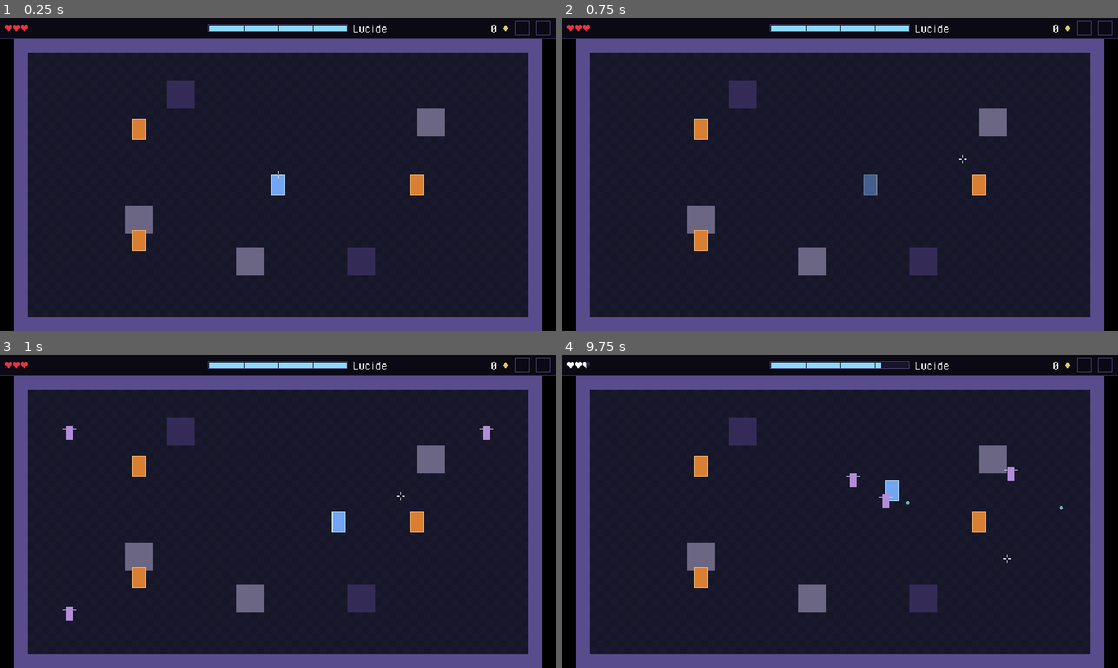
Above: before the commit, frames 1-4 (two rows, left to right).
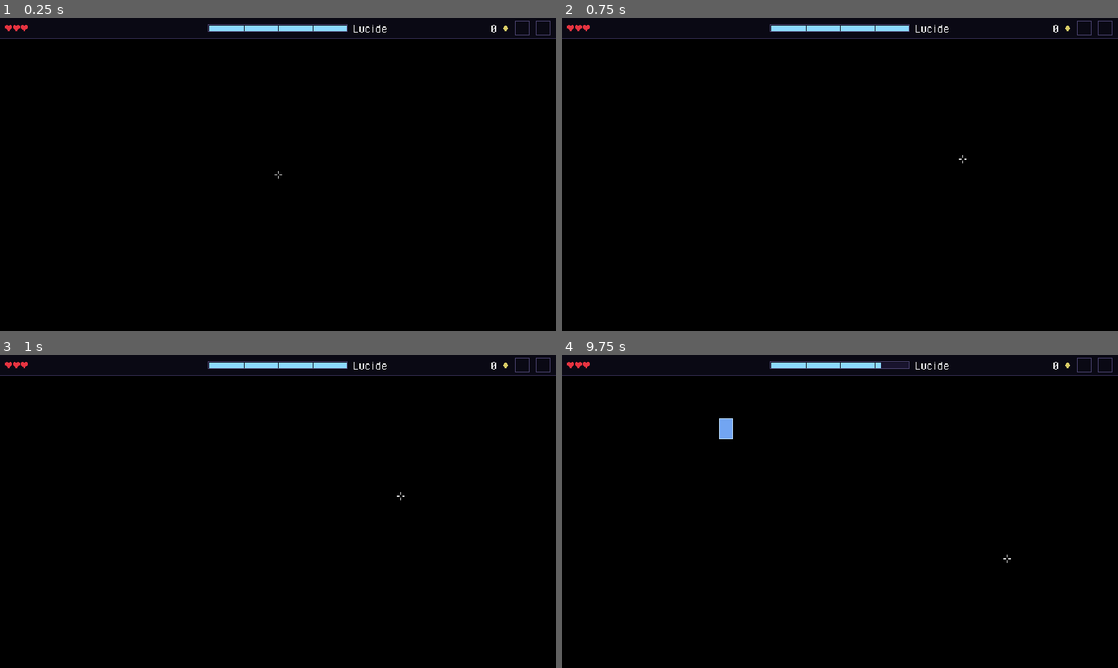
Above: after the commit, the same moments.

Repository: Kroustille/hypnagogia
Game: Godot game, scene res://main/main.tscn
Same seed, same stepped clock (60 frames per second), same inputs: the game is played once before the commit and once after it.
Inputs (mouse positions are in pixels of both pictures, inside the frame that each line leads up to):
- Up to frame 1 (0.25 s): no input
- Up to frame 2 (0.75 s): tap Enter at 0.5 s; move the mouse to (962, 158) at 0.52 s; hold D (move_right) from 0.53 s (still down); tap Space (dash) at 0.6 s; click (962, 158) at 0.67 s
- Up to frame 3 (1 s): keep holding D (move_right)
- Up to frame 4 (9.75 s): release D (move_right) at 1.25 s; drag from (728, 527) to (923, 520) at 1.27 s; move the mouse to (895, 442) at 2.02 s; hold D (move_right) 2.03-2.75 s; tap one key every 1.5 s from 2.1 s: Shift (power_2) Alt 1 3 5 7; drag from (812, 574) to (979, 520) at 2.77 s; move the mouse to (1006, 558) at 3.52 s; hold A (move_left) 3.53-4.25 s; drag from (673, 464) to (701, 577) at 4.27 s; move the mouse to (867, 511) at 5.02 s; hold S (move_down) 5.03-5.75 s; click (867, 511) at 5.17 s; drag from (756, 433) to (1012, 461) at 5.77 s; move the mouse to (962, 495) at 6.52 s; hold W (move_up) 6.53-7.25 s; drag from (728, 527) to (1012, 470) at 7.27 s; move the mouse to (895, 442) at 8.02 s; hold S (move_down) 8.03-8.75 s; drag from (812, 574) to (1012, 470) at 8.77 s; move the mouse to (1006, 558) at 9.52 s; hold W (move_up) from 9.53 s (still down); click (1006, 558) at 9.67 s

The runs differ from the first frame. In frame 1, 89% of the frame differs, in the area x 2-98%, y 6-100%; in frame 2, 89%; in frame 3, 89%; in frame 4, 89%, in the area x 0-98%, y 2-100%.
Error after the commit: Parse Error: Could not resolve class "Room". (res://rooms/arena/arena.gd:1)

Commit message:
feat(rooms): add the room navigation grid with bounded path requests
Co-Authored-By: Claude Sonnet 5.5 <noreply@anthropic.com>

Diff:
--- a/game/core/combat_tuning.gd
+++ b/game/core/combat_tuning.gd
@@ -22,3 +22,7 @@
 @export_range(0.5, 60.0, 0.5, "or_greater") var enemy_bullet_lifetime: float = 10.0
 ## Half-hearts lost by a fall into a pit (story 4.3): the base of the PIT_DAMAGE stat.
 @export_range(0, 48, 1, "or_greater") var pit_damage_half_hearts: int = 1
+## Seconds between two recalculations of an enemy's path (story 4.5): throttled, never every frame.
+@export_range(0.05, 5.0, 0.05, "or_greater") var path_refresh_interval: float = 0.4
+## Paths the room's grid computes per physics tick, all enemies together (story 4.5): the others keep their path.
+@export_range(1, 64, 1, "or_greater") var max_paths_per_tick: int = 4
--- a/game/data/tuning/combat_tuning.tres
+++ b/game/data/tuning/combat_tuning.tres
@@ -13,3 +13,5 @@
 enemy_bullet_radius = 0.25
 enemy_bullet_lifetime = 10.0
 pit_damage_half_hearts = 1
+path_refresh_interval = 0.4
+max_paths_per_tick = 4
--- a/game/rooms/room.gd
+++ b/game/rooms/room.gd
@@ -82,6 +82,8 @@
 ## Null in the arena, which has no pits.
 var _pits: TileMapLayer
 var _player: Player
+## Navigation grid of the enemies (story 4.5), built in _ready() once the tiles and the furniture exist.
+var _nav: RoomNav
 
 @onready var _camera: Camera2D = %Camera
 @onready var _enemies: Node2D = %Enemies
@@ -185,6 +187,7 @@
 	_setup_player_bullets() # after the tiles: the BulletManager needs Walls to have a TileSet
 	_setup_enemy_bullets() # drawn above the player's shots
 	_setup_furniture_and_triggers() # after both BulletManagers: their hurtboxes register with them
+	_nav = RoomNav.from_room(self) # after the tiles, the doors and the furniture
 	_setup_damage_numbers() # after the bullets: drawn above them
 	_setup_lucidity_fx(frame_px)
 
@@ -224,7 +227,7 @@
 		Log.error("room", "scene of %s is not an Enemy" % def.id)
 		_assert_failed("EnemyDef.scene must have an Enemy root")
 		return null
-	enemy.setup(def, _player, _player.hurtbox, _enemy_bullets, danger) # before add_child()
+	enemy.setup(def, _player, _player.hurtbox, _enemy_bullets, danger, _nav) # before add_child()
 	enemy.position = position_px
 	_spawn_serial += 1
 	enemy.name = "%s_%d" % [_enemy_base_name(def), _spawn_serial] # readable and unique: never a generated "@" name
@@ -905,3 +908,33 @@
 func _enemy_base_name(def: EnemyDef) -> String:
 	var base: String = String(def.id).validate_node_name()
 	return base if not base.is_empty() else "enemy"
+
+
+## The navigation grid of the enemies (null before the room is ready).
+func nav() -> RoomNav:
+	return _nav
+
+
+## Cells (room coordinates) the enemies cannot walk on: walls, obstacles, pits and door cells (a door is a wall
+## while the fight lasts and nobody crosses it before the room is cleared). Living furniture is added by RoomNav.
+func solid_cells() -> Array[Vector2i]:
+	var cells: Array[Vector2i] = []
+	for layer: TileMapLayer in [_walls, _high_obstacles, _low_obstacles, _pits]:
+		if layer != null:
+			cells.append_array(layer.get_used_cells())
+	for door: Door in _doors:
+		cells.append_array(door.cells())
+	return cells
+
+
+## The cells (room coordinates) covered by a piece of furniture.
+func furniture_cells(piece: Furniture) -> Array[Vector2i]:
+	var rect: Rect2 = piece.footprint_rect()
+	rect.position = to_local(rect.position)
+	var first: Vector2i = Vector2i((rect.position / Const.TILE_SIZE).round())
+	var count: Vector2i = Vector2i((rect.size / Const.TILE_SIZE).round())
+	var cells: Array[Vector2i] = []
+	for y: int in count.y:
+		for x: int in count.x:
+			cells.append(first + Vector2i(x, y))
+	return cells
--- /dev/null
+++ b/game/rooms/room_nav.gd
@@ -0,0 +1,152 @@
+class_name RoomNav
+extends RefCounted
+## Navigation grid of a room (story 4.5, AR23): one AStarGrid2D cell per tile of the whole frame (walls included).
+## Solid cells: walls, high and low obstacles, pits and the bodies of living furniture. Bodies of enemies never block
+## (they push each other by physics). No node: built from a size and a list of blocked cells (from_room() reads a Room).
+## Every position is in room coordinates (pixels from the corner of the wall frame), see origin for the world.
+## Paths are throttled by the callers: take_path_slot() hands out at most max_paths_per_tick per physics tick.
+
+## Sampling step of is_line_clear(), in pixels.
+const LINE_STEP_PX: float = 4.0
+
+## Number of path() calls so far (tests and the debug log).
+var path_requests: int = 0
+## Slots granted per physics tick by take_path_slot().
+var max_paths_per_tick: int = 4
+## Where the room sits in the world (a room is at the origin today): enemies subtract it from a global position.
+var origin: Vector2 = Vector2.ZERO
+
+var _grid: AStarGrid2D
+var _size: Vector2i
+var _slot_frame: int = -1
+var _slots_used: int = 0
+var _stagger_serial: int = 0
+
+
+## cells_size: the whole frame in cells; blocked: cells to make solid at once.
+func _init(cells_size: Vector2i, blocked: Array[Vector2i] = []) -> void:
+	_size = Vector2i(maxi(cells_size.x, 1), maxi(cells_size.y, 1))
+	_grid = AStarGrid2D.new()
+	_grid.region = Rect2i(Vector2i.ZERO, _size)
+	_grid.cell_size = Vector2(Const.TILE_SIZE, Const.TILE_SIZE)
+	_grid.offset = _grid.cell_size / 2.0 # paths aim at the center of the cells
+	_grid.diagonal_mode = AStarGrid2D.DIAGONAL_MODE_ONLY_IF_NO_OBSTACLES # no cut corner
+	_grid.default_compute_heuristic = AStarGrid2D.HEURISTIC_OCTILE
+	_grid.default_estimate_heuristic = AStarGrid2D.HEURISTIC_OCTILE
+	_grid.update() # before any set_point_solid()
+	for cell: Vector2i in blocked:
+		set_blocked(cell, true)
+
+
+## The grid of a room: walls, obstacles, pits and living furniture. Pieces destroyed later free their cells.
+static func from_room(room: Room) -> RoomNav:
+	var frame: Vector2i = room.playable_tiles() + Vector2i(2, 2)
+	var nav: RoomNav = RoomNav.new(frame, room.solid_cells())
+	nav.origin = room.global_position
+	nav.max_paths_per_tick = Tuning.COMBAT.max_paths_per_tick
+	for piece: Furniture in room.furnitures():
+		if not piece.is_destroyed():
+			nav.set_cells_blocked(room.furniture_cells(piece), true)
+			piece.destroyed.connect(nav.set_cells_blocked.bind(room.furniture_cells(piece), false), CONNECT_ONE_SHOT)
+	return nav
+
+
+func size_cells() -> Vector2i:
+	return _size
+
+
+func is_in_grid(cell: Vector2i) -> bool:
+	return cell.x >= 0 and cell.y >= 0 and cell.x < _size.x and cell.y < _size.y
+
+
+## Outside the grid counts as blocked.
+func is_blocked(cell: Vector2i) -> bool:
+	return not is_in_grid(cell) or _grid.is_point_solid(cell)
+
+
+func set_blocked(cell: Vector2i, blocked: bool) -> void:
+	if is_in_grid(cell):
+		_grid.set_point_solid(cell, blocked)
+
+
+func set_cells_blocked(cells: Array[Vector2i], blocked: bool) -> void:
+	for cell: Vector2i in cells:
+		set_blocked(cell, blocked)
+
+
+func cell_of(point_px: Vector2) -> Vector2i:
+	return Vector2i((point_px / Const.TILE_SIZE).floor())
+
+
+func center_of(cell: Vector2i) -> Vector2:
+	return (Vector2(cell) + Vector2(0.5, 0.5)) * Const.TILE_SIZE
+
+
+## Whether the caller may compute one path this physics tick (counts it). False past max_paths_per_tick: the caller
+## keeps its previous path and asks again next tick.
+func take_path_slot() -> bool:
+	var frame: int = Engine.get_physics_frames()
+	if frame != _slot_frame:
+		_slot_frame = frame
+		_slots_used = 0
+	if _slots_used >= max_paths_per_tick:
+		return false
+	_slots_used += 1
+	return true
+
+
+## 0, 1, 2... one per caller: spreads the first recalculation of the enemies over the interval.
+func next_stagger() -> int:
+	_stagger_serial += 1
+	return _stagger_serial - 1
+
+
+## Cell centers from the start to the goal (start included), diagonals only when both neighbors are free. A blocked
+## start or goal falls back to the nearest free cell (growing rings). No path (or no free cell at all): empty array.
+func path(from_px: Vector2, to_px: Vector2) -> PackedVector2Array:
+	path_requests += 1
+	var start: Vector2i = nearest_free_cell(cell_of(from_px))
+	var goal: Vector2i = nearest_free_cell(cell_of(to_px))
+	if not is_in_grid(start) or not is_in_grid(goal) or is_blocked(start) or is_blocked(goal):
+		return PackedVector2Array()
+	return _grid.get_point_path(start, goal)
+
+
+## The cell itself when free (and inside), else the nearest free one by distance between centers, ring by ring.
+## (-1, -1) when the grid has no free cell.
+func nearest_free_cell(cell: Vector2i) -> Vector2i:
+	var clamped: Vector2i = cell.clamp(Vector2i.ZERO, _size - Vector2i.ONE)
+	if not is_blocked(clamped):
+		return clamped
+	var best: Vector2i = Vector2i(-1, -1)
+	for ring: int in range(1, maxi(_size.x, _size.y) + 1):
+		var best_distance: float = INF
+		for dy: int in range(-ring, ring + 1):
+			for dx: int in range(-ring, ring + 1):
+				if maxi(absi(dx), absi(dy)) != ring:
+					continue
+				var candidate: Vector2i = clamped + Vector2i(dx, dy)
+				if is_blocked(candidate):
+					continue
+				var distance: float = Vector2(candidate).distance_squared_to(Vector2(cell))
+				if distance < best_distance:
+					best_distance = distance
+					best = candidate
+		if best.x >= 0:
+			return best
+	return best
+
+
+## True when the segment a-b and its two edges (offset by half_width_px on each side) touch no blocked cell.
+func is_line_clear(a_px: Vector2, b_px: Vector2, half_width_px: float) -> bool:
+	var line: Vector2 = b_px - a_px
+	var length: float = line.length()
+	var side: Vector2 = Vector2.ZERO
+	if length > 1e-6:
+		side = line.orthogonal() / length * half_width_px
+	var steps: int = maxi(ceili(length / LINE_STEP_PX), 1)
+	for i: int in steps + 1:
+		var point: Vector2 = a_px.lerp(b_px, float(i) / steps)
+		if is_blocked(cell_of(point)) or is_blocked(cell_of(point + side)) or is_blocked(cell_of(point - side)):
+			return false
+	return true
--- /dev/null
+++ b/game/tests/unit/rooms/test_room_nav.gd
@@ -0,0 +1,116 @@
+extends GutTest
+## RoomNav (story 4.5, AC 1 to 3): the grid, the paths around blocked cells, the line test.
+## Grid of 12 x 8 cells; a cell (x, y) has its center at ((x + 0.5) * 16, (y + 0.5) * 16).
+
+
+func _center(cell: Vector2i) -> Vector2:
+	return (Vector2(cell) + Vector2(0.5, 0.5)) * Const.TILE_SIZE
+
+
+## A vertical wall at column 5 from row 0 to row 5: the way around is through rows 6 and 7.
+func _walled() -> RoomNav:
+	var blocked: Array[Vector2i] = []
+	for y: int in 6:
+		blocked.append(Vector2i(5, y))
+	return RoomNav.new(Vector2i(12, 8), blocked)
+
+
+func test_an_open_grid_gives_the_cell_centers_from_start_to_goal() -> void:
+	var nav: RoomNav = RoomNav.new(Vector2i(12, 8))
+	var points: PackedVector2Array = nav.path(_center(Vector2i(1, 1)), _center(Vector2i(4, 1)))
+	assert_eq(points[0], _center(Vector2i(1, 1)), "starts at the center of the start cell")
+	assert_eq(points[points.size() - 1], _center(Vector2i(4, 1)), "ends at the center of the goal cell")
+	assert_eq(points.size(), 4)
+
+
+func test_a_wall_is_walked_around() -> void:
+	var nav: RoomNav = _walled()
+	var points: PackedVector2Array = nav.path(_center(Vector2i(2, 2)), _center(Vector2i(8, 2)))
+	assert_gt(points.size(), 7, "longer than the straight line")
+	var lowest: float = 0.0
+	for point: Vector2 in points:
+		assert_false(nav.is_blocked(nav.cell_of(point)), "no waypoint on a blocked cell")
+		lowest = maxf(lowest, point.y)
+	assert_gte(lowest, _center(Vector2i(5, 6)).y, "goes through the opening under the wall")
+
+
+func test_no_corner_is_cut() -> void:
+	# A single blocked cell at (3, 2): from (2, 2) to (4, 3) a diagonal step through the corner is refused.
+	var nav: RoomNav = RoomNav.new(Vector2i(8, 6), [Vector2i(3, 2)])
+	var points: PackedVector2Array = nav.path(_center(Vector2i(2, 2)), _center(Vector2i(3, 3)))
+	# (2, 2) -> (3, 3) is diagonal and touches the blocked neighbor (3, 2): two orthogonal steps instead.
+	assert_eq(points.size(), 3, "an orthogonal detour, not the diagonal")
+	assert_eq(points[1], _center(Vector2i(2, 3)))
+
+
+func test_listed_cells_and_the_outside_of_the_grid_are_blocked() -> void:
+	var nav: RoomNav = RoomNav.new(Vector2i(8, 6), [Vector2i(0, 0), Vector2i(3, 3)])
+	assert_true(nav.is_blocked(Vector2i(0, 0)))
+	assert_true(nav.is_blocked(Vector2i(3, 3)))
+	assert_false(nav.is_blocked(Vector2i(1, 1)))
+	assert_true(nav.is_blocked(Vector2i(-1, 2)), "outside the grid counts as blocked")
+	assert_true(nav.is_blocked(Vector2i(8, 2)))
+
+
+func test_updating_a_cell_changes_the_paths() -> void:
+	var nav: RoomNav = _walled()
+	var from: Vector2 = _center(Vector2i(4, 2))
+	var to: Vector2 = _center(Vector2i(6, 2))
+	var around: int = nav.path(from, to).size()
+	nav.set_blocked(Vector2i(5, 2), false) # a piece of furniture destroyed
+	assert_lt(nav.path(from, to).size(), around, "the short way is open")
+	nav.set_blocked(Vector2i(5, 2), true)
+	assert_eq(nav.path(from, to).size(), around, "and closed again")
+
+
+func test_an_unreachable_goal_gives_an_empty_path() -> void:
+	var blocked: Array[Vector2i] = []
+	for y: int in 8: # a full wall: the right half cannot be reached
+		blocked.append(Vector2i(5, y))
+	var nav: RoomNav = RoomNav.new(Vector2i(12, 8), blocked)
+	assert_eq(nav.path(_center(Vector2i(2, 2)), _center(Vector2i(8, 2))).size(), 0)
+
+
+func test_a_blocked_start_or_goal_falls_back_to_the_nearest_free_cell() -> void:
+	var nav: RoomNav = RoomNav.new(Vector2i(12, 8), [Vector2i(2, 2), Vector2i(8, 2)])
+	var points: PackedVector2Array = nav.path(_center(Vector2i(2, 2)), _center(Vector2i(8, 2)))
+	assert_gt(points.size(), 0, "a path anyway")
+	assert_false(nav.is_blocked(nav.cell_of(points[0])))
+	assert_false(nav.is_blocked(nav.cell_of(points[points.size() - 1])))
+	assert_lte(points[0].distance_to(_center(Vector2i(2, 2))), 16.0 * 1.5, "one cell from where it stood")
+	assert_eq(nav.nearest_free_cell(Vector2i(2, 2)).distance_squared_to(Vector2i(2, 2)), 1, "an orthogonal neighbor")
+
+
+func test_a_grid_with_no_free_cell_never_errors() -> void:
+	var nav: RoomNav = RoomNav.new(Vector2i(2, 1), [Vector2i(0, 0), Vector2i(1, 0)])
+	assert_eq(nav.path(Vector2(4, 4), Vector2(20, 4)).size(), 0)
+
+
+func test_a_line_is_clear_in_the_open_and_blocked_by_a_cell() -> void:
+	var nav: RoomNav = _walled()
+	assert_true(nav.is_line_clear(_center(Vector2i(1, 7)), _center(Vector2i(10, 7)), 5.0), "below the wall")
+	assert_false(nav.is_line_clear(_center(Vector2i(2, 2)), _center(Vector2i(8, 2)), 5.0), "through the wall")
+
+
+func test_the_half_width_makes_a_line_along_a_wall_blocked() -> void:
+	# The wall occupies x from 80 to 96 px. A line at x = 100 px (4 px from its edge) is clear for a point, not for 5 px.
+	var nav: RoomNav = _walled()
+	assert_true(nav.is_line_clear(Vector2(100, 8), Vector2(100, 90), 0.0))
+	assert_false(nav.is_line_clear(Vector2(100, 8), Vector2(100, 90), 5.0))
+
+
+func test_the_path_budget_is_per_physics_tick() -> void:
+	var nav: RoomNav = RoomNav.new(Vector2i(4, 4))
+	nav.max_paths_per_tick = 3
+	var granted: int = 0
+	for i: int in 10:
+		if nav.take_path_slot():
+			granted += 1
+	assert_eq(granted, 3, "no more than the budget in one tick")
+
+
+func test_path_requests_count_the_calls() -> void:
+	var nav: RoomNav = RoomNav.new(Vector2i(4, 4))
+	nav.path(Vector2(8, 8), Vector2(40, 40))
+	nav.path(Vector2(8, 8), Vector2(40, 40))
+	assert_eq(nav.path_requests, 2)
Not shown, added: game/rooms/room_nav.gd.uid
Not shown, added: game/tests/unit/rooms/test_room_nav.gd.uid
